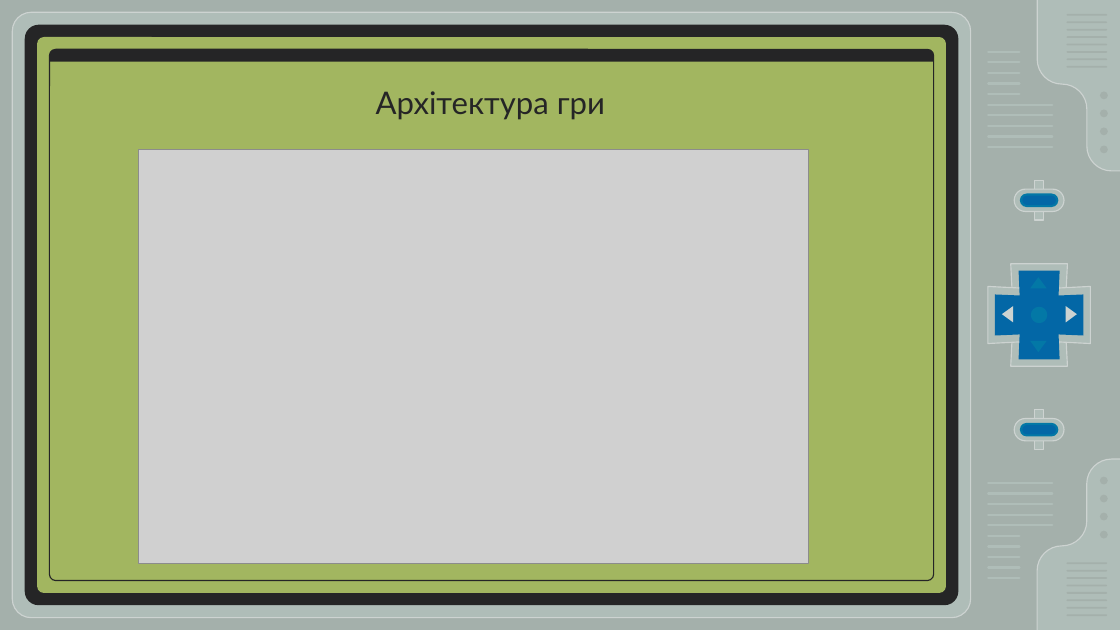
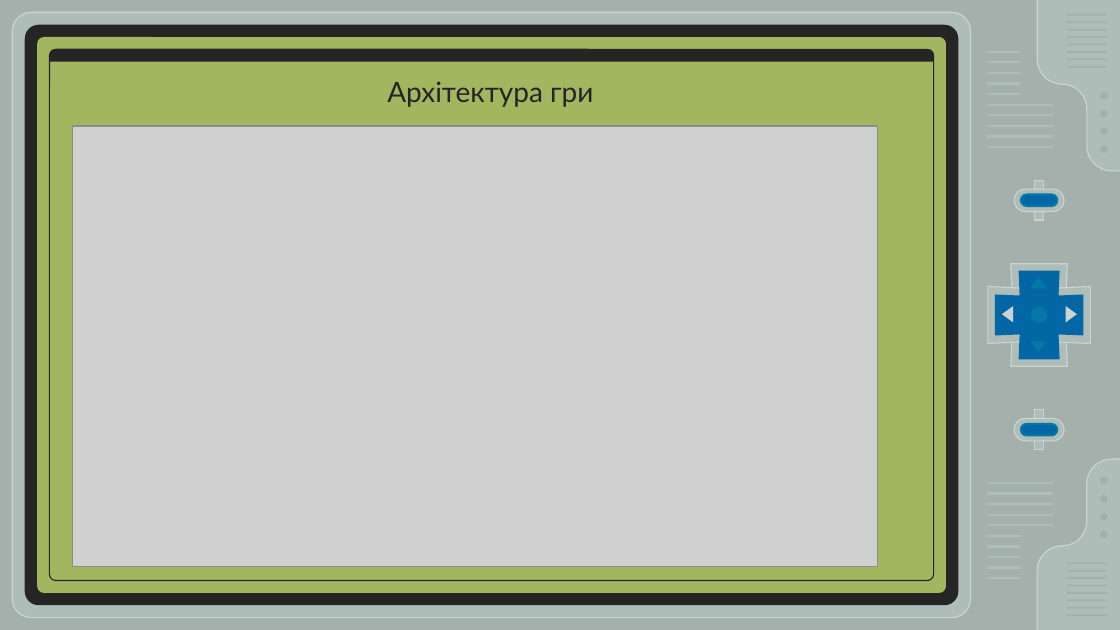
Before and after one commit to hucketa/Diplome, a slide deck: slide 5 of src/Docs/Диплом.pptx. Drawn at 1120x630 pixels with LibreOffice and Linux fonts; fonts in the diff are those of the drawing; grey boxes stand for pictures. Boxes give left, top, right and bottom in pixels: in the first picture for what was removed or moved away, otherwise in the second. Text is boxed around its words. In the diff, an @@ line names an element or a change of style, - is before the commit and + after.

```diff
--- a/src/Docs/Диплом.pptx
+++ b/src/Docs/Диплом.pptx
@@ title "Архітектура гри": place and size @@
-title "Архітектура гри" at [376,91,605,120]
+title "Архітектура гри" at [387,81,593,107]
@@ title "Архітектура гри" at [387,81,593,107]: size 20 to 18 pt @@
@@ picture: place and size @@
-picture at [138,150,808,564]
+picture at [73,125,878,566]
```
Also in this commit, not shown: 3 other files.
